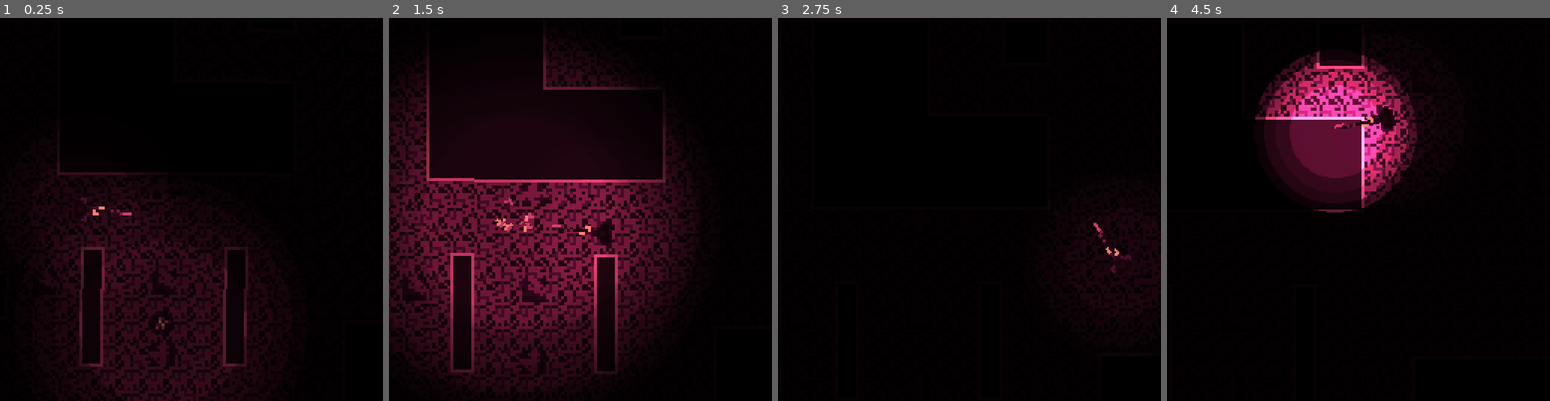
Above: before the commit, frames 1-4 (left to right).
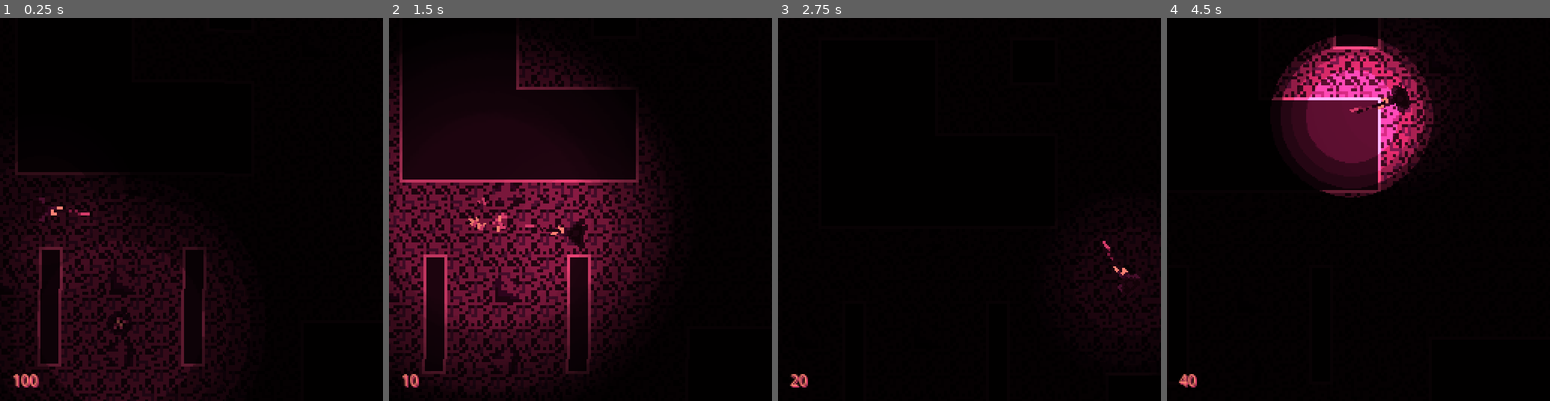
Above: after the commit, the same moments.

Repository: Simplexeon/WolfJam-2023
Game: Godot game, scene res://Levels/main.tscn
The game is run twice, just before and just after one commit, with the same random seed, the same clock (stepped at 60 frames per second) and the same inputs.
Inputs (mouse positions are in pixels of both pictures, inside the frame that each line leads up to):
- Up to frame 1 (0.25 s): no input
- Up to frame 2 (1.5 s): move the mouse to (664, 190) at 0.52 s; hold D (right) 0.53-1.28 s; click (664, 190) at 0.6 s; move the mouse to (503, 228) at 1.27 s; hold S (down) from 1.28 s (still down); right-click (503, 228) at 1.35 s
- Up to frame 3 (2.75 s): move the mouse to (1007, 125) at 2.02 s; release S (down) at 2.03 s; hold D (right) from 2.03 s (still down); click (1007, 125) at 2.1 s
- Up to frame 4 (4.5 s): move the mouse to (1339, 286) at 2.77 s; release D (right) at 2.78 s; hold W (up) 2.78-3.53 s; right-click (1339, 286) at 2.85 s; move the mouse to (1473, 266) at 3.52 s; hold A (left) from 3.53 s (still down); click (1473, 266) at 3.6 s; move the mouse to (1243, 152) at 4.27 s; right-click (1243, 152) at 4.35 s

The runs differ from the first frame. In frame 1, 13% of the frame differs, in the area x 0-72%, y 32-100%; in frame 2, 26%, in the area x 0-81%, y 4-99%; in frame 3, 0.4%; in frame 4, 11%.

Commit message:
Score Counter!

Diff:
--- a/Enemies/enemy.tscn
+++ b/Enemies/enemy.tscn
@@ -58,7 +58,7 @@
 max_neighbors = 20
 
 [node name="NavigationTimer" type="Timer" parent="Navigation"]
-wait_time = 0.6
+wait_time = 1.5
 
 [node name="DamageLight" type="PointLight2D" parent="."]
 visible = false
--- a/Levels/main.tscn
+++ b/Levels/main.tscn
@@ -6,6 +6,12 @@
 [ext_resource type="Script" path="res://Levels/EnemySpawner.gd" id="3_hjepc"]
 [ext_resource type="PackedScene" uid="uid://brjpsfcowvc7i" path="res://Player/player_character.tscn" id="4_h0qhc"]
 [ext_resource type="PackedScene" uid="uid://mhpso4iyhojp" path="res://Objects/pyre.tscn" id="7_xiprn"]
+
+[sub_resource type="CanvasItemMaterial" id="CanvasItemMaterial_wc41l"]
+light_mode = 1
+
+[sub_resource type="SystemFont" id="SystemFont_dtk3u"]
+font_names = PackedStringArray("QuinqueFive")
 
 [node name="Main" type="Node2D"]
 script = ExtResource("1_egfi3")
@@ -15,18 +21,13 @@
 [node name="CanvasModulate" type="CanvasModulate" parent="ShadingController"]
 color = Color(0.0392157, 0.0392157, 0.0392157, 1)
 
-[node name="PlayerCharacter" parent="." instance=ExtResource("4_h0qhc")]
+[node name="PlayerCharacter" parent="." node_paths=PackedStringArray("ScoreDisplay") instance=ExtResource("4_h0qhc")]
 z_index = 1
 position = Vector2(242, 311)
 Speed = 130.0
 KillScore = 100
 TimeScore = 10
-
-[node name="Camera2D" type="Camera2D" parent="." node_paths=PackedStringArray("player")]
-position_smoothing_speed = 50.0
-script = ExtResource("2_lh26t")
-player = NodePath("../PlayerCharacter")
-smoothing = 0.9
+ScoreDisplay = NodePath("../Camera2D/Score")
 
 [node name="EnemySpawner" type="Node2D" parent="."]
 script = ExtResource("3_hjepc")
@@ -84,3 +85,41 @@
 position = Vector2(294, 387)
 
 [node name="TileMap" parent="." instance=ExtResource("2_v2rwh")]
+
+[node name="Camera2D" type="Camera2D" parent="." node_paths=PackedStringArray("player")]
+position_smoothing_speed = 50.0
+script = ExtResource("2_lh26t")
+player = NodePath("../PlayerCharacter")
+smoothing = 0.9
+
+[node name="Score" type="RichTextLabel" parent="Camera2D"]
+material = SubResource("CanvasItemMaterial_wc41l")
+anchors_preset = 2
+anchor_top = 1.0
+anchor_bottom = 1.0
+offset_left = -120.0
+offset_top = 107.0
+offset_right = -24.0
+offset_bottom = 123.0
+grow_vertical = 0
+theme_override_colors/default_color = Color(1, 0.509804, 0.454902, 1)
+theme_override_fonts/normal_font = SubResource("SystemFont_dtk3u")
+theme_override_font_sizes/normal_font_size = 10
+text = "100"
+
+[node name="Score" type="RichTextLabel" parent="Camera2D/Score"]
+show_behind_parent = true
+material = SubResource("CanvasItemMaterial_wc41l")
+layout_mode = 1
+anchors_preset = 2
+anchor_top = 1.0
+anchor_bottom = 1.0
+offset_left = 1.0
+offset_top = -15.0
+offset_right = 97.0
+offset_bottom = 1.0
+grow_vertical = 0
+theme_override_colors/default_color = Color(0.835294, 0.235294, 0.415686, 1)
+theme_override_fonts/normal_font = SubResource("SystemFont_dtk3u")
+theme_override_font_sizes/normal_font_size = 10
+text = "100"
--- a/Player/player.gd
+++ b/Player/player.gd
@@ -4,6 +4,7 @@
 @export var Speed : float;
 @export var KillScore : int;
 @export var TimeScore : int;
+@export var ScoreDisplay : RichTextLabel;
 
 
 # Movement directions
@@ -21,7 +22,12 @@
 
 
 # Scoring
-var score : int = 0;
+var score : int = 0 : set = set_state;
+func set_state(value):
+	score = value;
+	ScoreDisplay.text = str(value);
+	ScoreDisplay.get_child(0).text = str(value);
+
 var pyre_count : int = 0;
 
 
--- a/Player/player_character.tscn
+++ b/Player/player_character.tscn
@@ -48,7 +48,7 @@
 [node name="ScoreTimer" type="Timer" parent="."]
 
 [node name="CameraPos" type="Node2D" parent="."]
-position = Vector2(72, 0)
+position = Vector2(100, 0)
 
 [node name="KillCountTimer" type="Timer" parent="."]
 wait_time = 0.2
Binary file added: Art/QuinqueFive.ttf
Not shown, added: Art/QuinqueFive.ttf.import
Not shown: 1 places in Levels/main.tscn that only renumber resources
